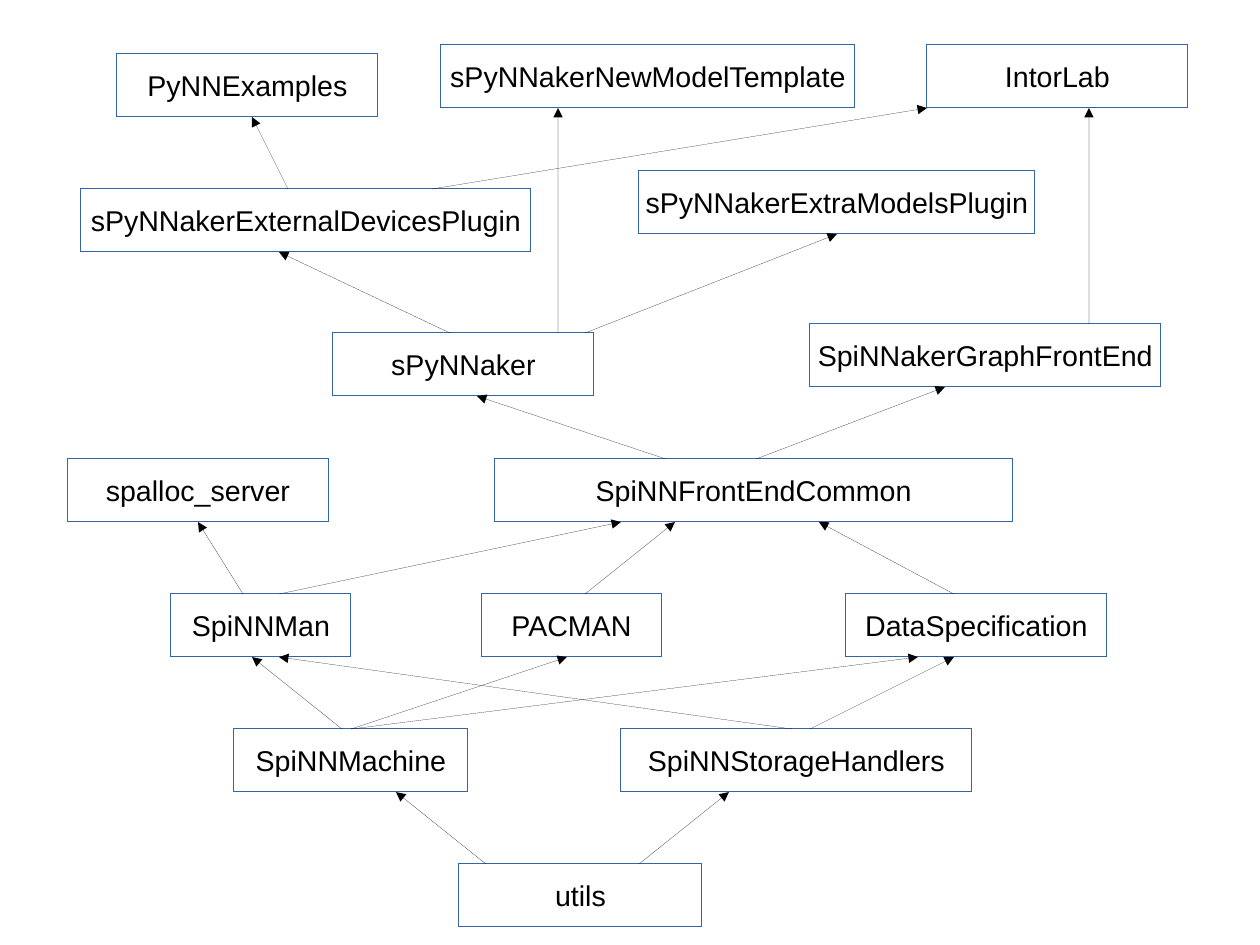
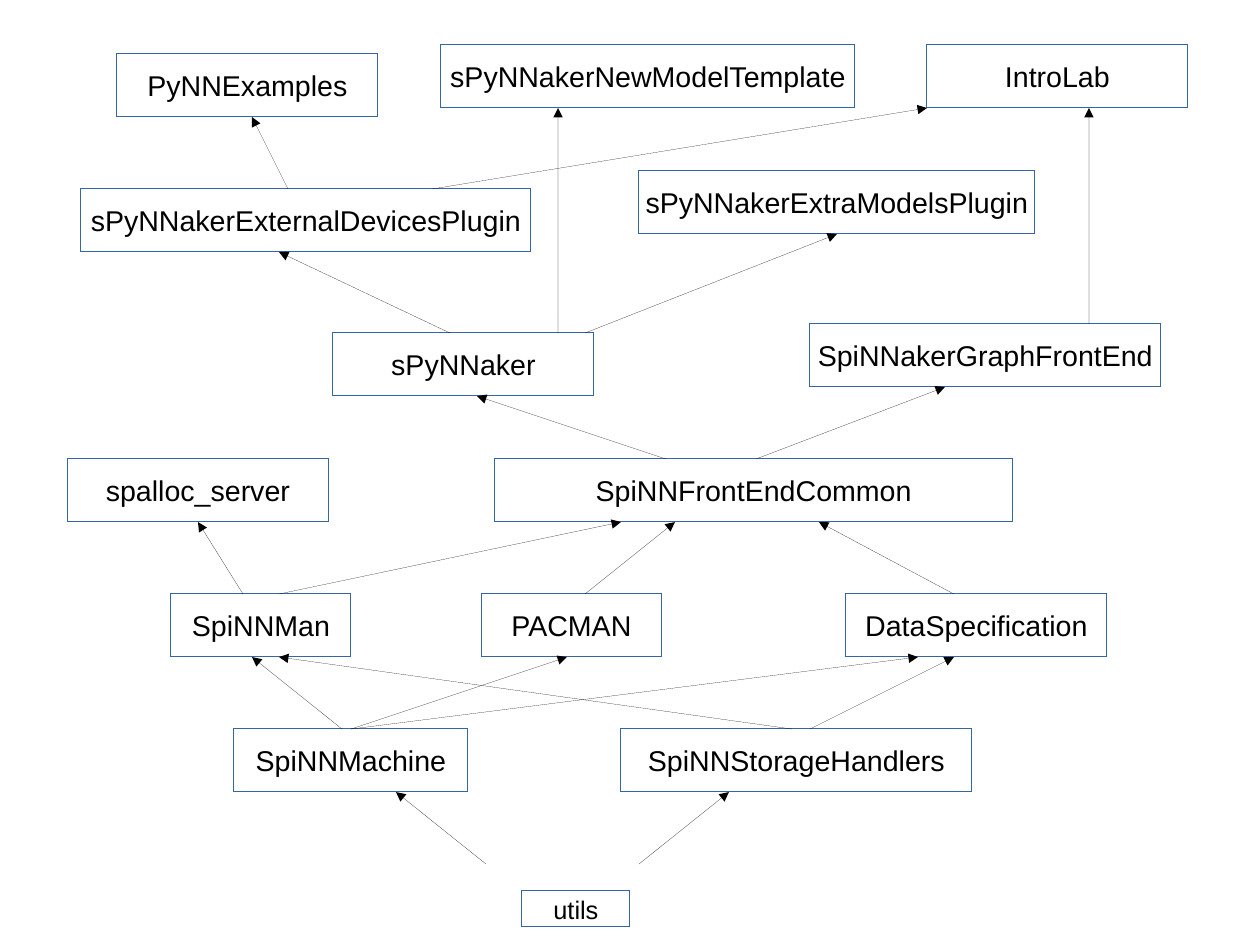
Before and after one commit to Christian-B/my_spinnaker, a slide deck: slide 1 of dependencies.odp. Drawn at 1260x945 pixels with LibreOffice and Linux fonts; fonts in the diff are those of the drawing. Boxes give left, top, right and bottom in pixels: in the first picture for what was removed or moved away, otherwise in the second. Text is boxed around its words. In the diff, an @@ line names an element or a change of style, - is before the commit and + after.

```diff
--- a/dependencies.odp
+++ b/dependencies.odp
@@ text in rectangle at box(1005, 66, 1110, 88): text changed @@
-IntorLab
+IntroLab
@@ rectangle "utils": place and size @@
-rectangle "utils" at box(460, 864, 703, 927)
+rectangle "utils" at box(523, 892, 630, 927)
@@ rectangle "utils" at box(523, 892, 630, 927): size 18 to 16 pt @@
```
Also in this commit, not shown: 1 slide added, 6 other files.
